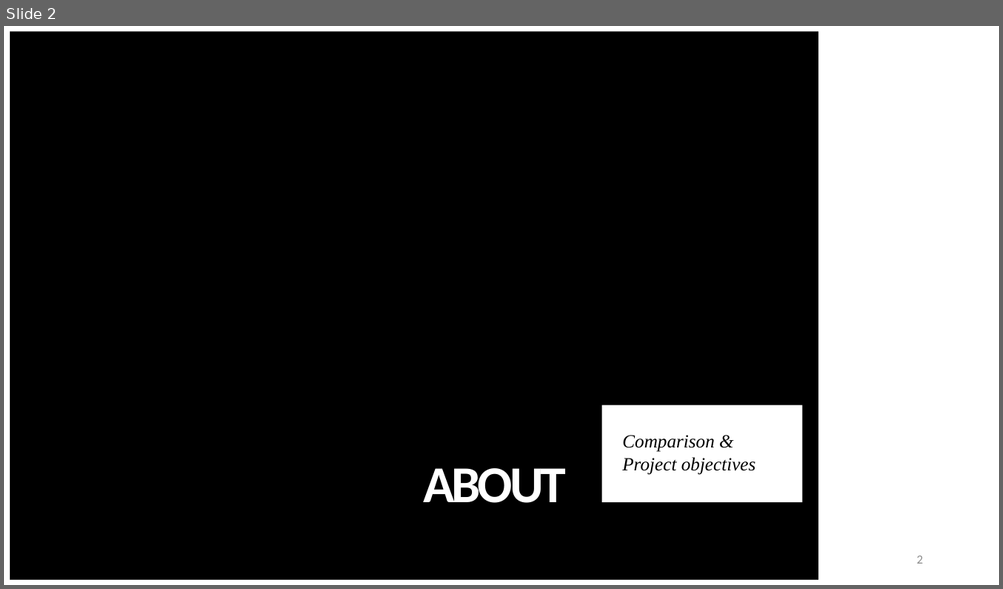
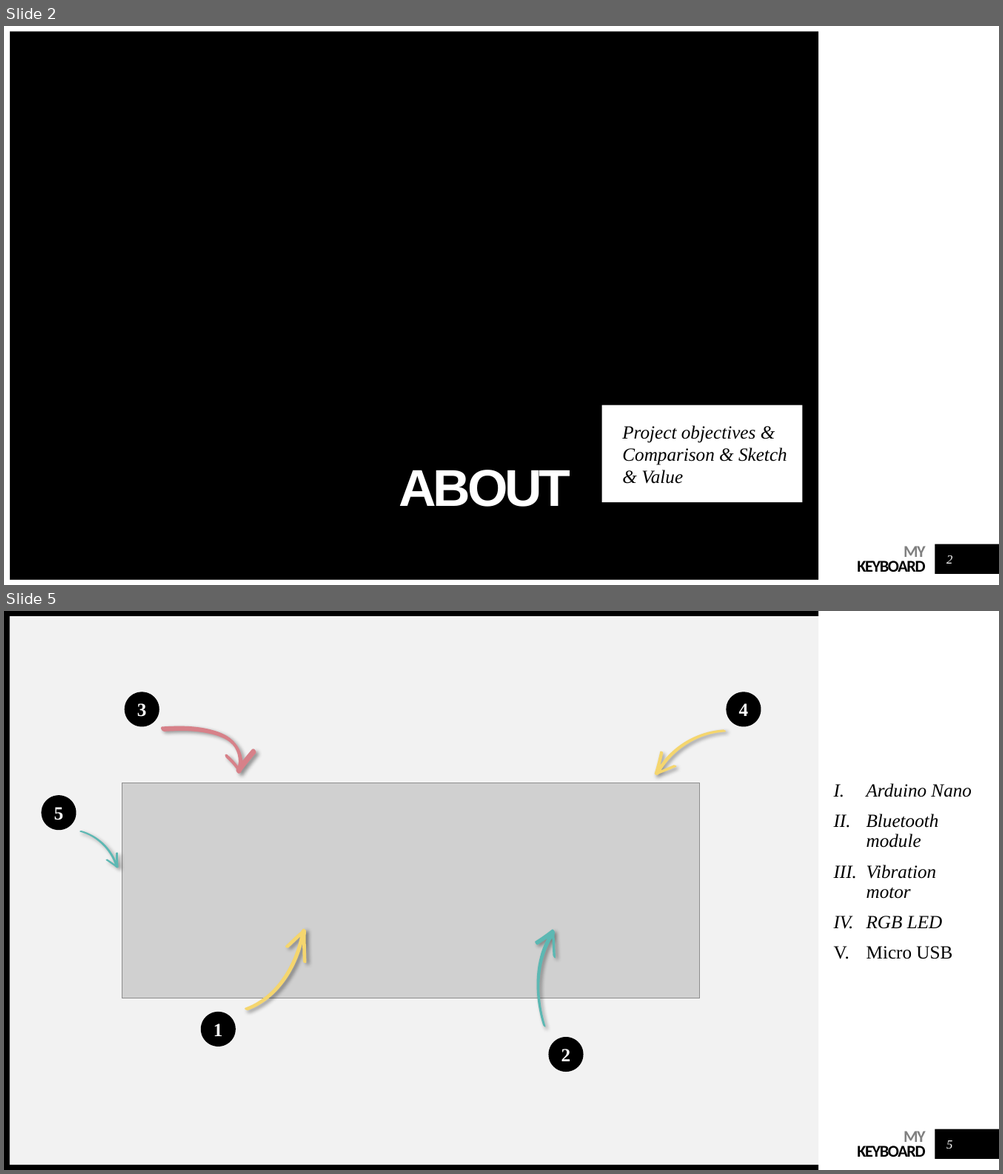
Before and after one commit to ele-group/keyboard, a slide deck: presentation.pptx. Shown one above the other, each under a label of ours: slide 2 before the commit, slides 2 and 5 after it; the slides between them are not shown. The pictures are 1003x589 and 1003x1174 pixels, drawn with LibreOffice and Linux fonts; fonts in the diff are those of the drawing; grey boxes stand for pictures. Boxes give left, top, right and bottom in pixels: in the first picture for what was removed or moved away, otherwise in the second. Text is boxed around its words. In the diff, an @@ line names an element or a change of style, - is before the commit and + after.

```diff
--- a/presentation.pptx
+++ b/presentation.pptx
@@ slide 5 added at (4, 611, 999, 1170), background #FFFFFF; not listed: 2 template elements that a slide beside it also shows @@
@@ rectangle added at (4, 611, 818, 616), fill #000000 @@
@@ rectangle added at (5, 614, 11, 1170), fill #000000 @@
@@ rectangle added at (10, 616, 819, 1165), fill #F2F2F2 @@
@@ ellipse added at (124, 692, 159, 727), fill #000000, 18 pt, text #FFFFFF, bold @@
+3
@@ freeform shape added at (159, 697, 262, 795), fill #D78189 @@
@@ ellipse added at (726, 692, 761, 727), fill #000000, 18 pt, text #FFFFFF, bold @@
+4
@@ freeform shape added at (654, 723, 726, 783), fill #F5D66E @@
@@ picture added at (122, 783, 700, 998) @@
@@ text added at (866, 783, 971, 960), 18 pt, text #000000, italic @@
+I. Arduino Nano
+II. Bluetooth module
+III. Vibration motor
+IV. RGB LED
+V. Micro USB
@@ ellipse added at (41, 795, 77, 830), fill #000000, 18 pt, text #FFFFFF, bold @@
+5
@@ freeform shape added at (76, 830, 122, 869), fill #5CB8B3 @@
@@ freeform shape added at (236, 928, 316, 1012), fill #F5D66E @@
@@ freeform shape added at (509, 928, 589, 1028), fill #5CB8B3 @@
@@ ellipse added at (201, 1012, 236, 1048), fill #000000, 18 pt, text #FFFFFF, bold @@
+1
@@ ellipse added at (549, 1037, 583, 1072), fill #000000, 18 pt, text #FFFFFF, bold @@
+2
@@ page number added at (946, 1141, 952, 1149), 12 pt, text #FFFFFF, italic @@
+5
@@ rectangle added at (4, 1165, 818, 1170), fill #000000 @@
@@ slide 2 changed as well @@
@@ title "ABOUT" at (399, 470, 571, 507): font Calibri to Arial @@
@@ subtitle at (622, 426, 787, 484): text changed @@
-Comparison &
-Project objectives
+Project objectives & Comparison & Sketch & Value
@@ text added at (856, 546, 925, 572), 16 pt, text #000000, bold @@
+MY
+KEYBOARD
@@ rectangle added at (935, 545, 999, 574), fill #000000 @@
@@ page number: place and size @@
-page number at (916, 556, 922, 564)
+page number at (946, 556, 952, 564)
@@ page number at (946, 556, 952, 564): font Calibri to Times New Roman, text colour #8C8C8C to #FFFFFF, italic on; alignment right to centre @@
```
Also in this commit, not shown: 2 other slides changed, 3 other slides added, 1 slide removed, 26 other files.
